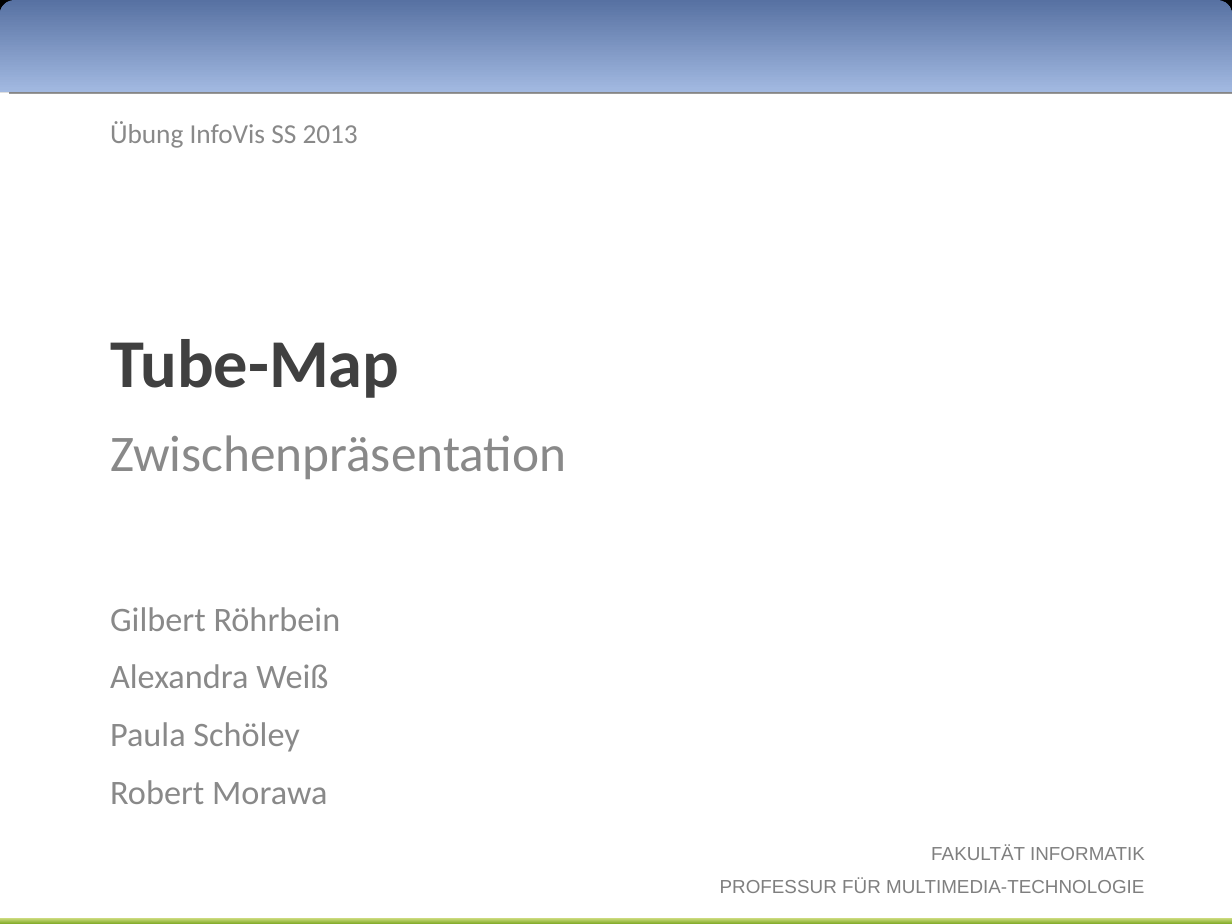
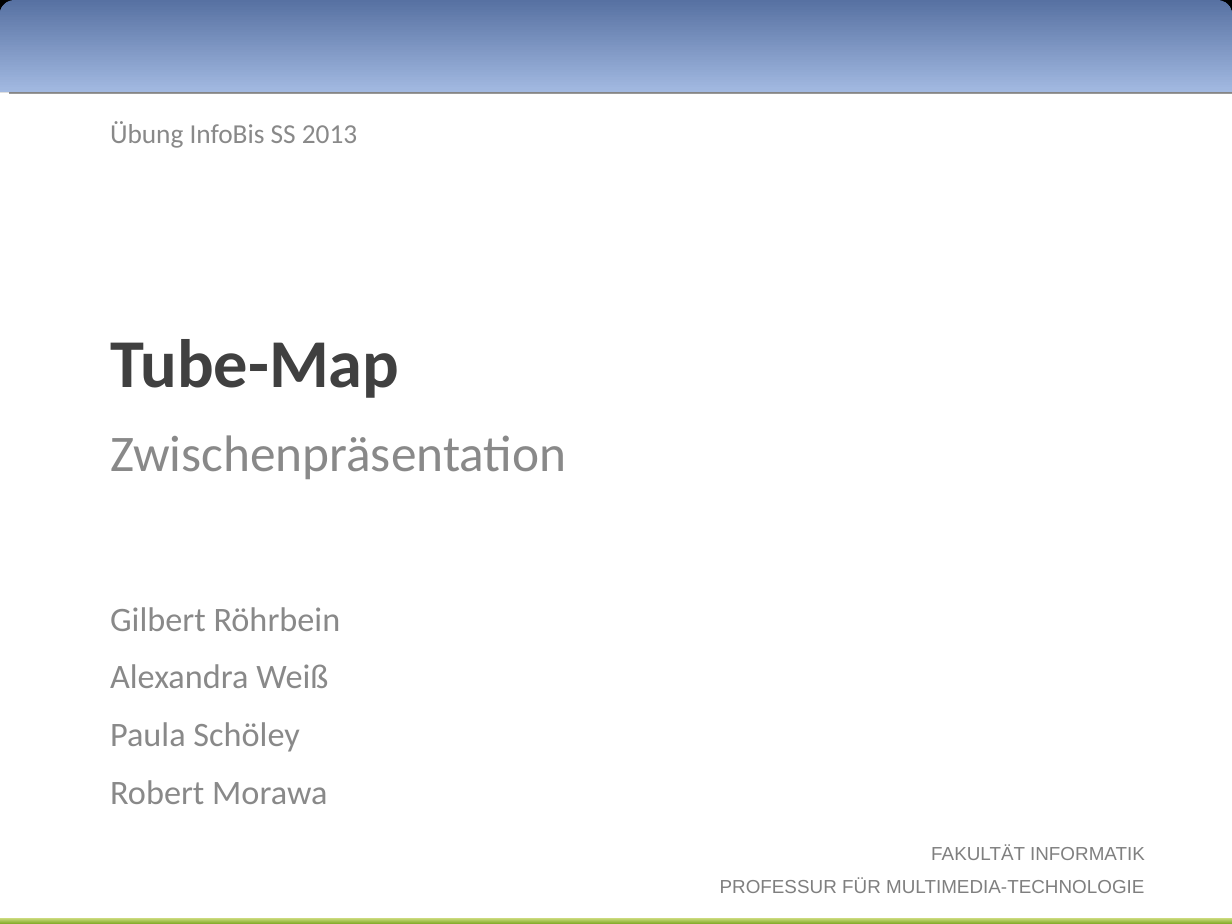
Before and after one commit to Rajikarubijua/bushumappu, a slide deck: slide 1 of presentation/zwischenpräsentation.odp. Drawn at 1232x924 pixels with LibreOffice and Linux fonts; fonts in the diff are those of the drawing; background and template pictures are left out. Boxes give left, top, right and bottom in pixels: in the first picture for what was removed or moved away, otherwise in the second. Text is boxed around its words. In the diff, an @@ line names an element or a change of style, - is before the commit and + after.

```diff
--- a/presentation/zwischenpräsentation.odp
+++ b/presentation/zwischenpräsentation.odp
@@ text at <box>110,121,357,148</box>: text changed @@
-Übung InfoVis SS 2013
+Übung InfoBis SS 2013
```
Also in this commit, not shown: 2 other slides changed, 2 slides added, 1 slide removed.
